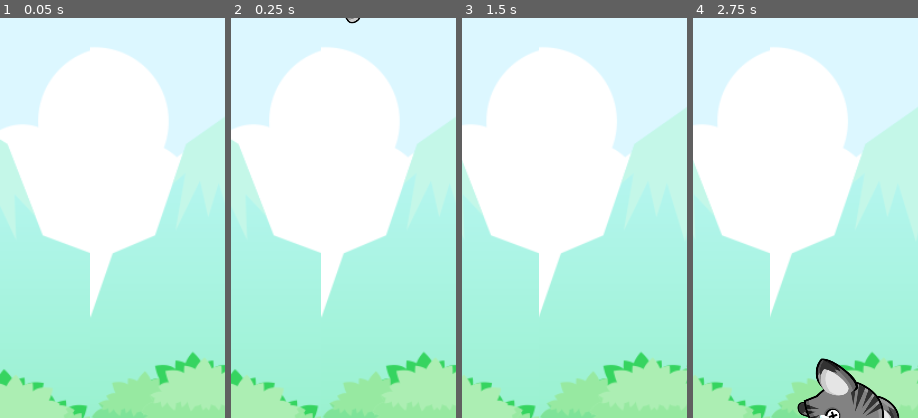
Above: before the commit, frames 1-4 (left to right).
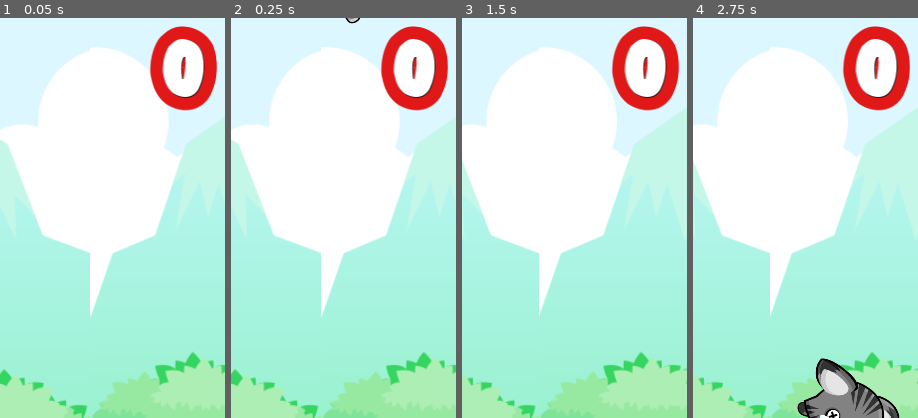
Above: after the commit, the same moments.

Repository: tiagoskaterock/Cat_Jump
Game: Godot game, scene res://assets/scenes/game.tscn
The game is run twice, just before and just after one commit, with the same random seed, the same clock (stepped at 60 frames per second) and the same inputs.
Inputs (mouse positions are % of the whole screen's width and height, from its top left):
- Up to frame 1 (0.05 s): no input
- Up to frame 2 (0.25 s): no input
- Up to frame 3 (1.5 s): move the mouse to (72, 45) at 0.52 s; click (72, 45) at 0.67 s; move the mouse to (30, 55) at 1.27 s; click (30, 55) at 1.42 s
- Up to frame 4 (2.75 s): move the mouse to (60, 28) at 2.02 s; click (60, 28) at 2.17 s
The pictures show only the part of the screen within x 7-57%, y 6-56%; the shares and areas given below are measured in that part.

The runs differ from the first frame. In frame 1, 5.1% of the frame differs, in the area x 66-97%, y 2-24%; in frame 2, 5.1%; in frame 3, 5.1%; in frame 4, 5.1%.

Commit message:
criado hud da pontuação

Diff:
--- a/assets/scenes/game.tscn
+++ b/assets/scenes/game.tscn
@@ -1,10 +1,20 @@
-[gd_scene load_steps=6 format=2]
+[gd_scene load_steps=8 format=2]
 
 [ext_resource path="res://assets/packaged_scenes/cat.tscn" type="PackedScene" id=1]
 [ext_resource path="res://assets/packaged_scenes/ground.tscn" type="PackedScene" id=2]
 [ext_resource path="res://assets/scripts/ground_group.gd" type="Script" id=3]
 [ext_resource path="res://assets/sprites/objects/bg.png" type="Texture" id=4]
 [ext_resource path="res://assets/sprites/objects/water.png" type="Texture" id=5]
+[ext_resource path="res://assets/fonts/Bubblegum.ttf" type="DynamicFontData" id=6]
+
+[sub_resource type="DynamicFont" id=1]
+size = 120
+outline_size = 20
+outline_color = Color( 0.882353, 0.0980392, 0.0980392, 1 )
+use_mipmaps = true
+use_filter = true
+extra_spacing_char = 30
+font_data = ExtResource( 6 )
 
 [node name="game" type="Node2D"]
 
@@ -51,3 +61,22 @@
 [node name="sprite_fg" type="Sprite" parent="foreground/parallax_fg"]
 position = Vector2( 381.184, 1225.24 )
 texture = ExtResource( 5 )
+
+[node name="hud" type="CanvasLayer" parent="."]
+layer = 2
+
+[node name="score" type="Label" parent="hud"]
+margin_top = 95.8172
+margin_right = 720.0
+margin_bottom = 356.817
+custom_fonts/font = SubResource( 1 )
+custom_colors/font_color_shadow = Color( 0, 0, 0, 1 )
+text = "0
+
+"
+align = 1
+valign = 1
+uppercase = true
+__meta__ = {
+"_edit_use_anchors_": false
+}
